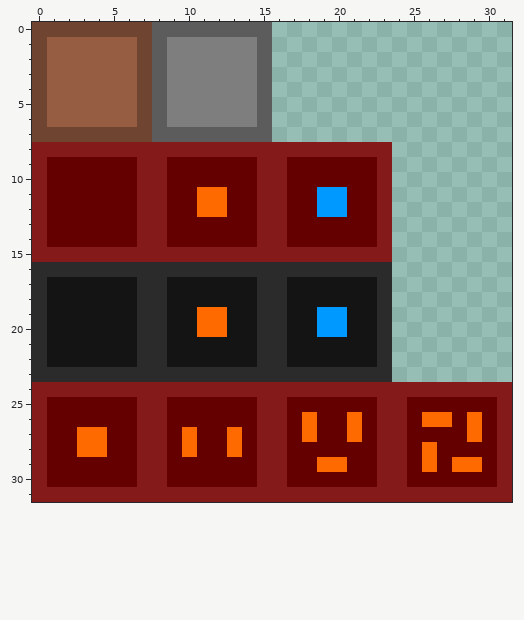
Pixel-art sprite -- godot/assets/blocks.png. The first picture shows the starting point.
The file is 32x32 pixels. Colours within 5 levels of each other are drawn and written as one.
Once edited:
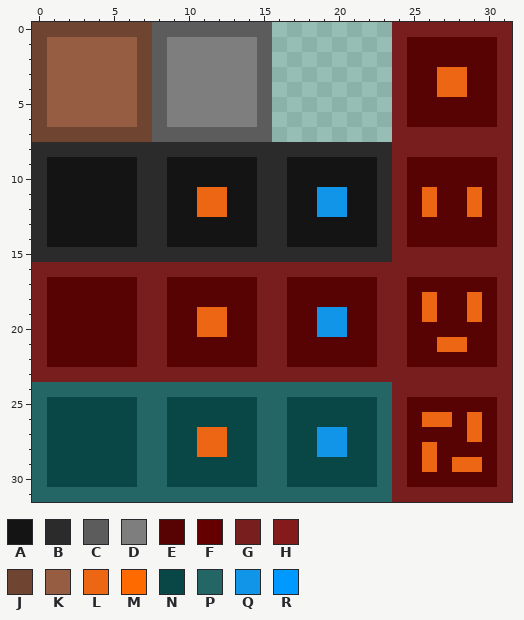
Palette (. is transparent): A #151414  B #2c2b2b  C #5c5c5c  D #7e7e7e  E #580303  F #640000  G #781e1e  H #851a1a  J #6f4431  K #975d43  L #ec6613  M #ff6a00  N #094646  P #246565  Q #1095e9  R #0099ff
Difference:
Changed rows in their new state; - is an unchanged pixel.
first column x 0:
 0 ------------------------GGGGGGGG
 1 ------------------------GEEEEEEG
 2 ------------------------GEEEEEEG
 3 ------------------------GEELLEEG
 4 ------------------------GEELLEEG
 5 ------------------------GEEEEEEG
 6 ------------------------GEEEEEEG
 7 ------------------------GGGGGGGG
 8 BBBBBBBBBBBBBBBBBBBBBBBBGGGGGGGG
 9 BAAAAAABBAAAAAABBAAAAAABGEEEEEEG
10 BAAAAAABBAAAAAABBAAAAAABGEEEEEEG
11 BAAAAAABBAALLAABBAAQQAABGELEELEG
12 BAAAAAABBAALLAABBAAQQAABGELEELEG
13 BAAAAAABBAAAAAABBAAAAAABGEEEEEEG
14 BAAAAAABBAAAAAABBAAAAAABGEEEEEEG
15 BBBBBBBBBBBBBBBBBBBBBBBBGGGGGGGG
16 GGGGGGGGGGGGGGGGGGGGGGGGGGGGGGGG
17 GEEEEEEGGEEEEEEGGEEEEEEGGEEEEEEG
18 GEEEEEEGGEEEEEEGGEEEEEEGGELEELEG
19 GEEEEEEGGEELLEEGGEEQQEEGGELEELEG
20 GEEEEEEGGEELLEEGGEEQQEEGGEEEEEEG
21 GEEEEEEGGEEEEEEGGEEEEEEGGEELLEEG
22 GEEEEEEGGEEEEEEGGEEEEEEGGEEEEEEG
23 GGGGGGGGGGGGGGGGGGGGGGGGGGGGGGGG
24 PPPPPPPPPPPPPPPPPPPPPPPPGGGGGGGG
25 PNNNNNNPPNNNNNNPPNNNNNNPGEEEEEEG
26 PNNNNNNPPNNNNNNPPNNNNNNPGELLELEG
27 PNNNNNNPPNNLLNNPPNNQQNNPGEEEELEG
28 PNNNNNNPPNNLLNNPPNNQQNNPGELEEEEG
29 PNNNNNNPPNNNNNNPPNNNNNNPGELELLEG
30 PNNNNNNPPNNNNNNPPNNNNNNPGEEEEEEG
31 PPPPPPPPPPPPPPPPPPPPPPPPGGGGGGGG
Pixel boxes of the changes (left, top, right, bottom) in both pictures:
changed: (32, 22, 512, 502)
